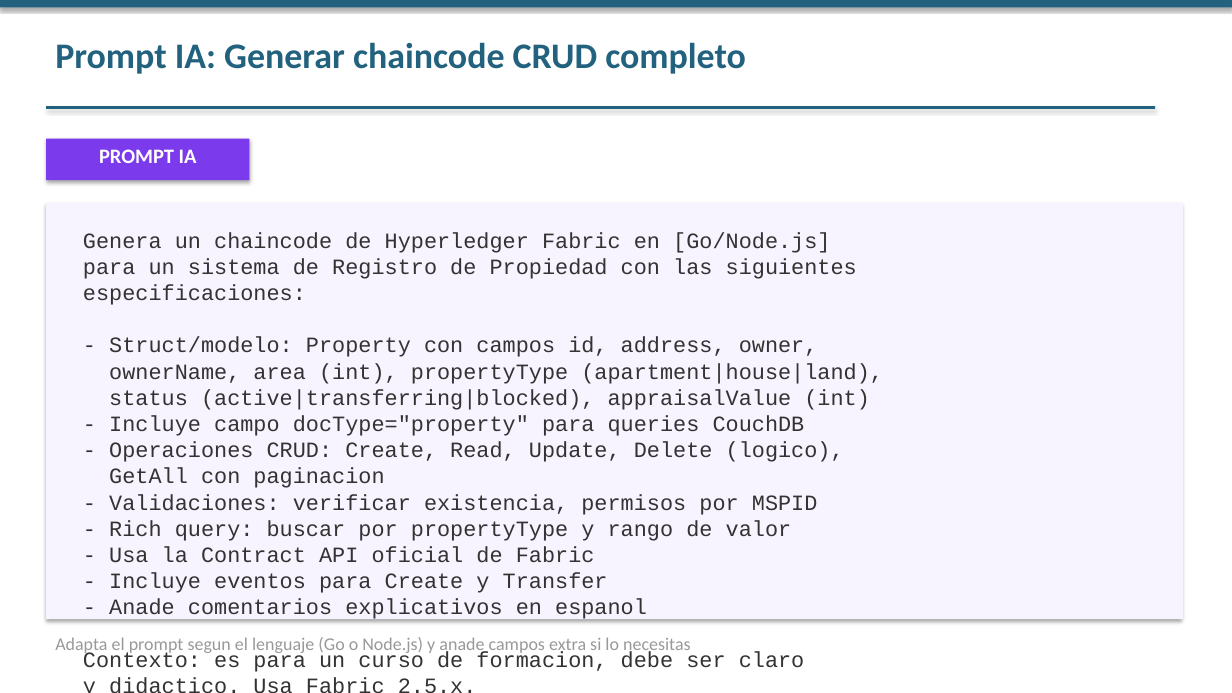
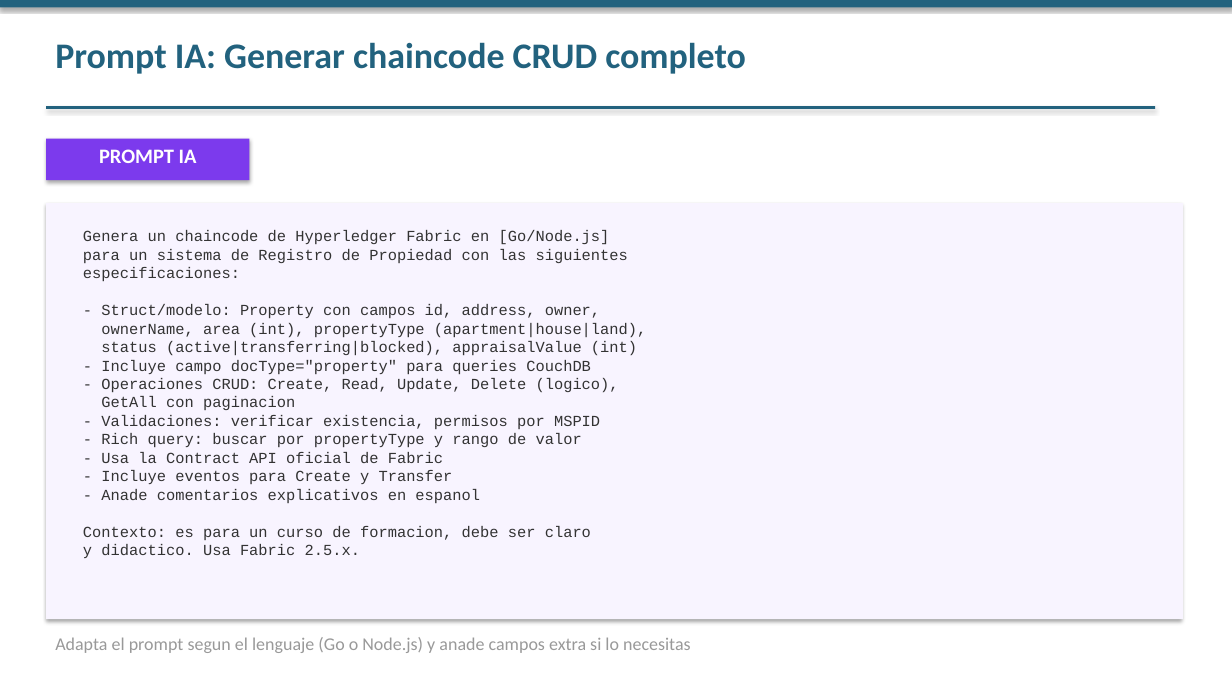
Before and after one commit to jjnieto/fabric, a slide deck: slide 21 of docs/slides/Modulo 4/dia_2.pptx. Drawn at 1232x693 pixels with LibreOffice and Linux fonts; fonts in the diff are those of the drawing. Boxes give left, top, right and bottom in pixels: in the first picture for what was removed or moved away, otherwise in the second. Text is boxed around its words. In the diff, an @@ line names an element or a change of style, - is before the commit and + after.

```diff
--- a/docs/slides/Modulo 4/dia_2.pptx
+++ b/docs/slides/Modulo 4/dia_2.pptx
@@ text "Genera un chaincode de Hyperledger ..." at [83, 230, 646, 558]: size 17 to 12 pt @@
```
Also in this commit, not shown: 1 other slide changed, 13 other files.
